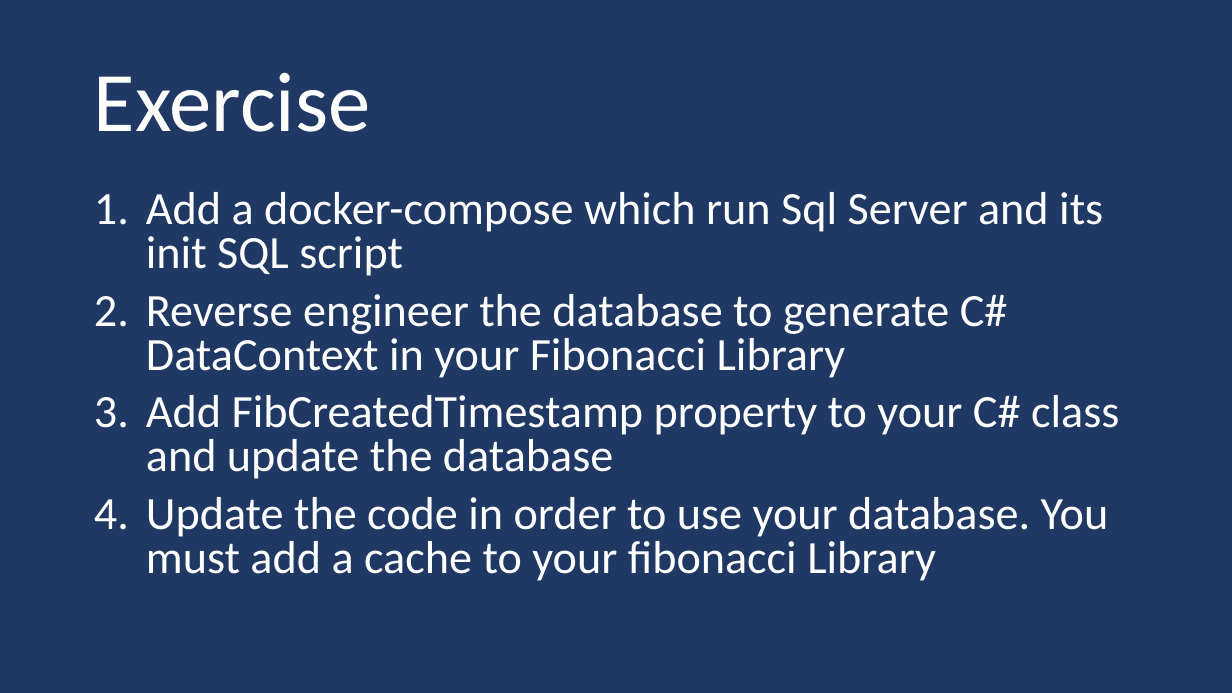
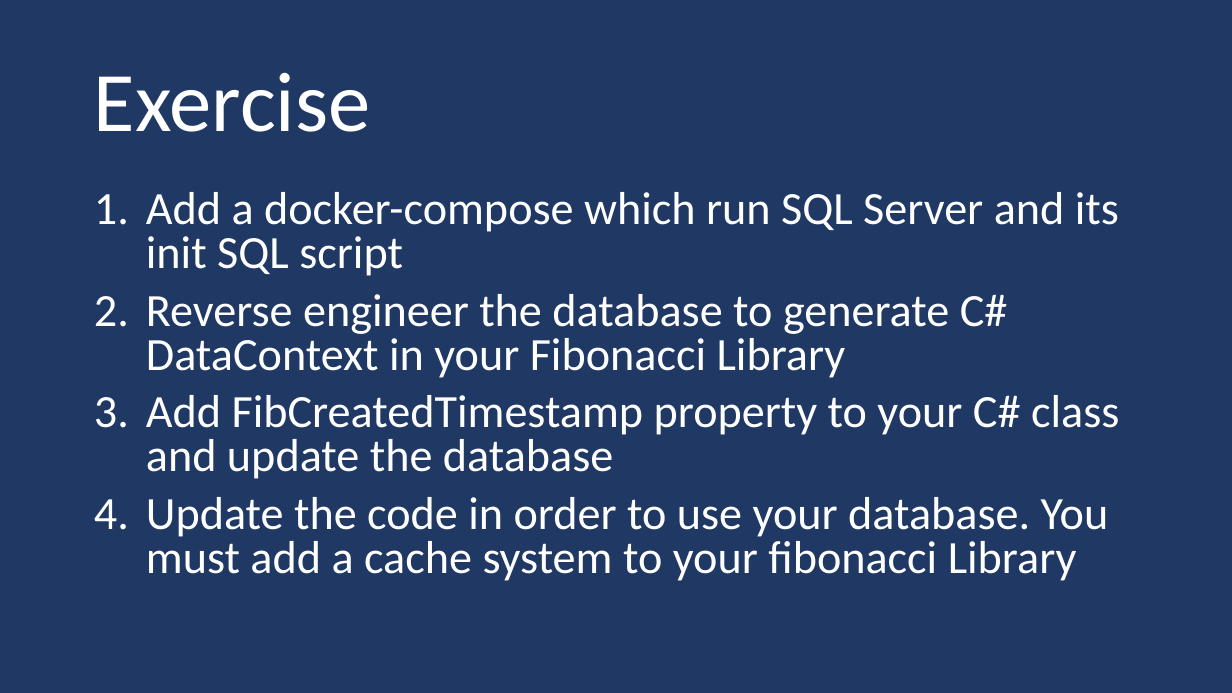
Before and after one commit to guillaume-chervet/course.dotnet, a slide deck: slide 128 of documentations/dotnet.pptx. Drawn at 1232x693 pixels with LibreOffice and Linux fonts; fonts in the diff are those of the drawing. Boxes give left, top, right and bottom in pixels: in the first picture for what was removed or moved away, otherwise in the second. Text is boxed around its words. In the diff, an @@ line names an element or a change of style, - is before the commit and + after.

Commit message:
update

```diff
--- a/documentations/dotnet.pptx
+++ b/documentations/dotnet.pptx
@@ text at (x1=146, y1=192, x2=1119, y2=276): text changed @@
-1. Add a docker-compose which run Sql Server and its init SQL script
+1. Add a docker-compose which run SQL Server and its init SQL script
@@ text at (x1=146, y1=497, x2=1109, y2=581): text changed @@
-4. Update the code in order to use your database. You must add a cache to your fibonacci Library
+4. Update the code in order to use your database. You must add a cache system to your fibonacci Library
```
Also in this commit, not shown: 3 other slides changed.
